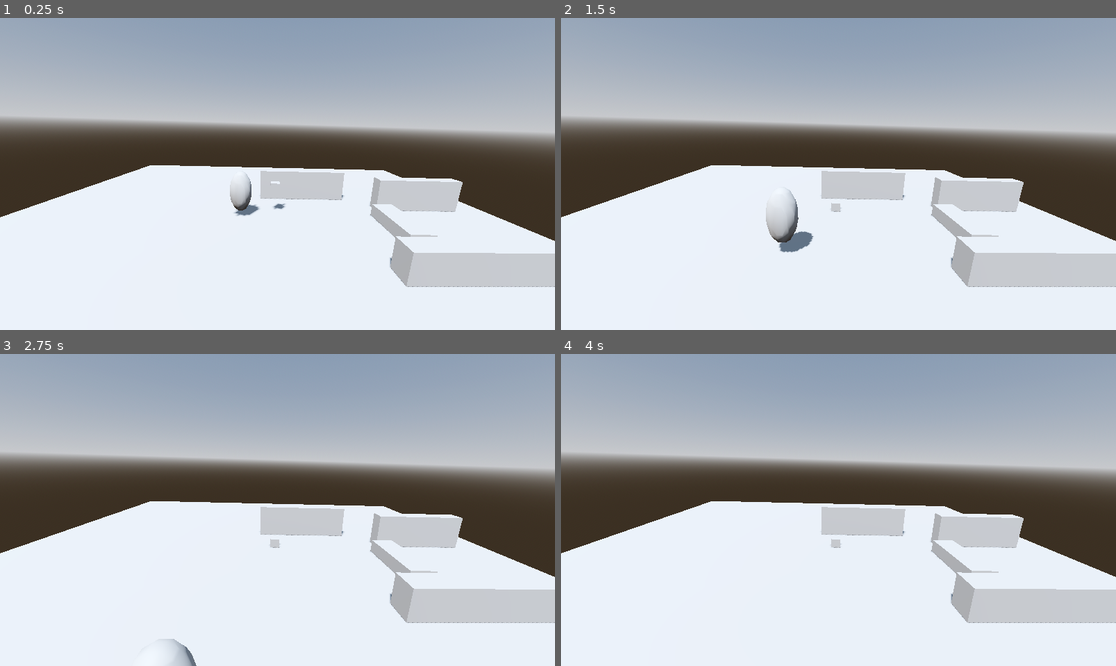
Above: before the commit, frames 1-4 (two rows, left to right).
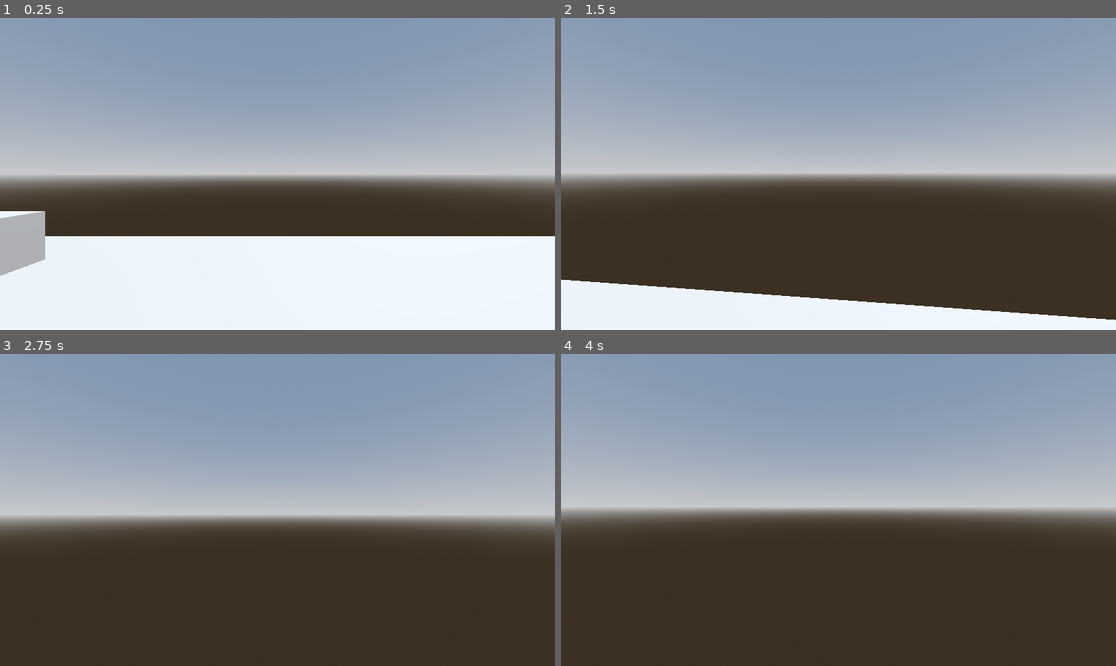
Above: after the commit, the same moments.

Repository: konraziel/Senior-Design-Project_Zielinski-Muswara
Game: Godot game, scene res://MainScene.tscn
The game is run twice, just before and just after one commit, with the same random seed, the same clock (stepped at 60 frames per second) and the same inputs.
Inputs (mouse positions are in pixels of both pictures, inside the frame that each line leads up to):
- Up to frame 1 (0.25 s): no input
- Up to frame 2 (1.5 s): move the mouse to (866, 174) at 0.52 s; hold Up (ui_up) from 0.53 s (still down); tap F (f) at 0.6 s; tap Space (ui_select) at 0.77 s; move the mouse to (810, 174) at 1.27 s; tap Alt (alt) at 1.35 s
- Up to frame 3 (2.75 s): keep holding Up (ui_up); tap Space (ui_select) at 1.52 s; tap F (f) at 1.55, 2.1 s; move the mouse to (288, 503) at 2.02 s
- Up to frame 4 (4 s): keep holding Up (ui_up); move the mouse to (832, 516) at 2.77 s; tap F (f) at 2.85, 3.8 s; tap Space (ui_select) at 3.02, 3.77 s; tap Enter at 3.5 s; move the mouse to (877, 513) at 3.52 s; hold Alt (alt) from 3.53 s (still down)

The runs differ from the first frame. In frame 1, 51% of the frame differs, in the area x 0-100%, y 14-87%; in frame 2, 66%; in frame 3, 78%, in the area x 0-100%, y 12-100%; in frame 4, 75%.

Commit message:
fixed movement speed glitch with camera angle

Diff:
--- a/MainScene.tscn
+++ b/MainScene.tscn
@@ -39,7 +39,6 @@
 
 [node name="Camera3D" type="Camera3D" parent="."]
 transform = Transform3D(-0.999063, 0.0213839, 0.0376227, 0.0297936, 0.970414, 0.239601, -0.031386, 0.240497, -0.970142, 0, 9.52221, -25.3733)
-current = true
 
 [node name="player" type="CharacterBody3D" parent="."]
 transform = Transform3D(1, 0, 0, 0, 1, 0, 0, 0, 1, 3, 2.88972, -5)
@@ -58,6 +57,7 @@
 transform = Transform3D(1, 0, 0, 0, 1, 0, 0, 0, 1, 0, 1.68284, 0)
 
 [node name="Camera3D" type="Camera3D" parent="player/PlayerHead"]
+current = true
 
 [node name="interaction" type="RayCast3D" parent="player/PlayerHead/Camera3D"]
 target_position = Vector3(0, 0, -5)
--- a/player.gd
+++ b/player.gd
@@ -63,9 +63,7 @@
 	else:
 		Input.set_mouse_mode(Input.MOUSE_MODE_CAPTURED)
 
-	var camera_transform = $PlayerHead/Camera3D.get_global_transform()
-	var camera_basis = camera_transform.basis
-	input_vector = camera_basis * (input_vector).normalized()
+	input_vector = $PlayerHead.transform.basis * (input_vector).normalized()
 
 	velocity.x= input_vector.x *speed
 	velocity.z= input_vector.z *speed
